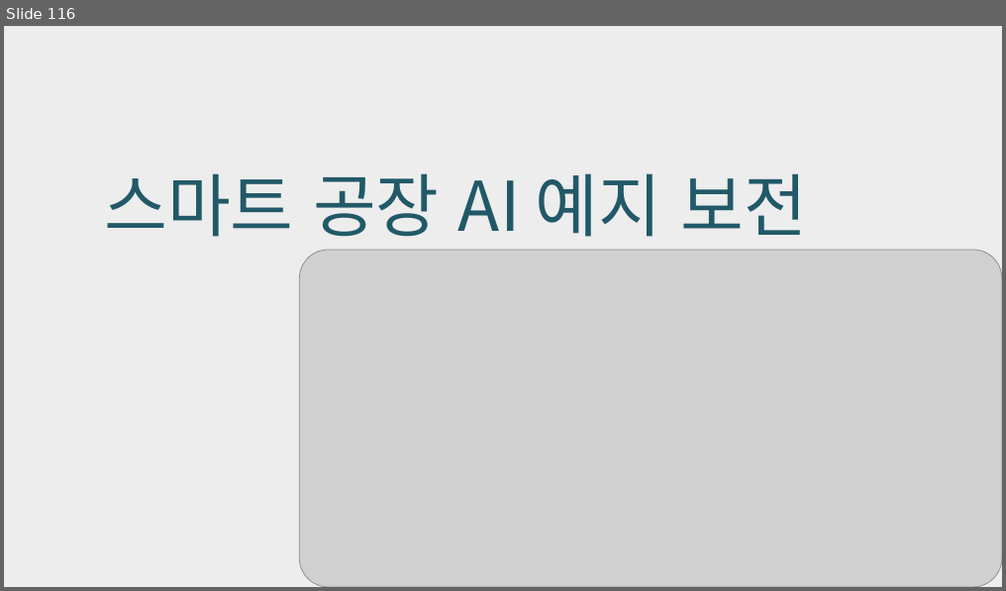
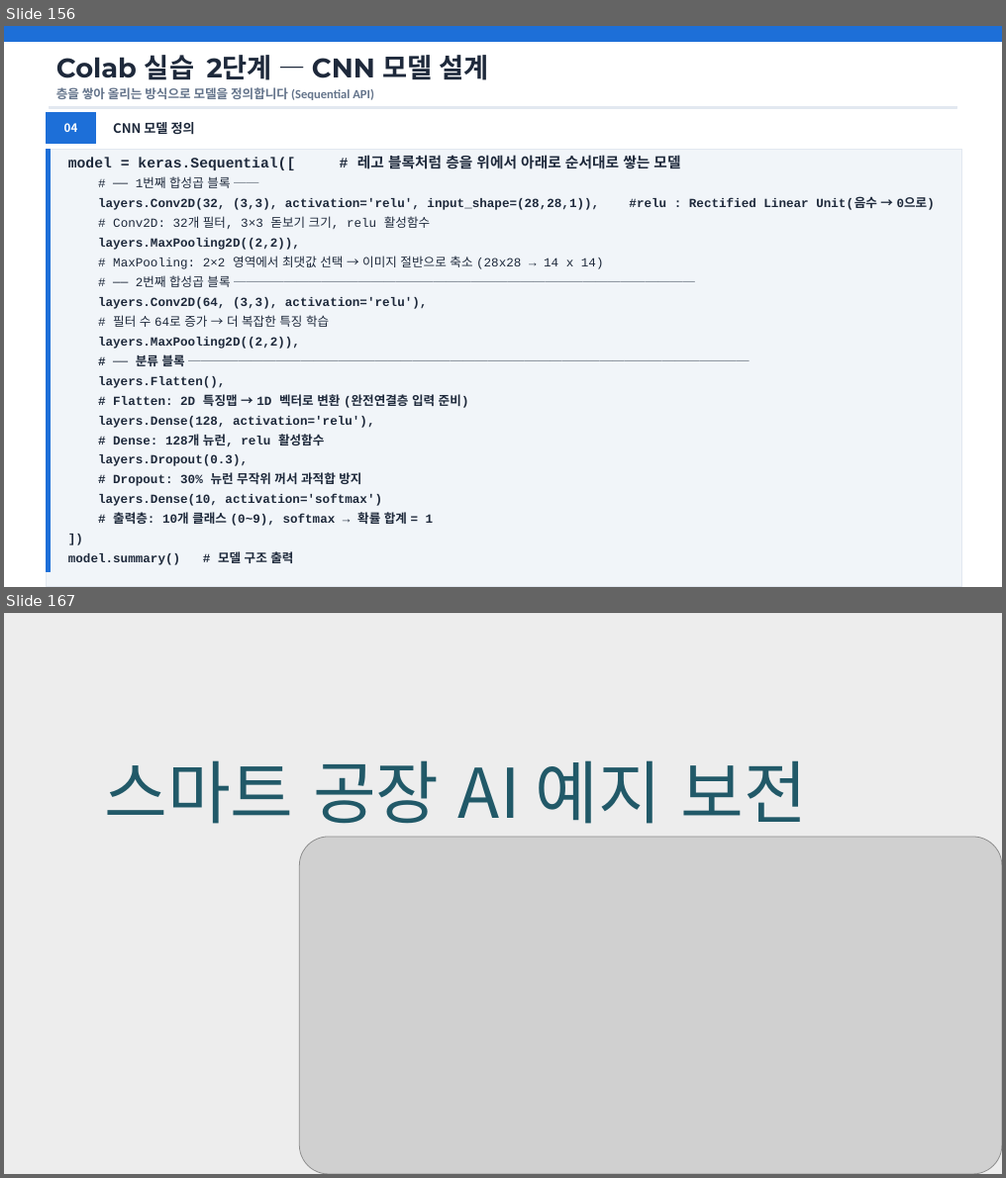
Before and after one commit to heartcom/Linux-Program, a slide deck: 강의자료_머신러닝_인공지능(2606).pptx. Shown one above the other, each under a label of ours: slide 116 before the commit, slides 156 and 167 after it; the slides between them are not shown. The pictures are 1006x591 and 1006x1178 pixels, drawn with LibreOffice and Linux fonts; fonts in the diff are those of the drawing; grey boxes stand for pictures. Boxes give left, top, right and bottom in pixels: in the first picture for what was removed or moved away, otherwise in the second. Text is boxed around its words. In the diff, an @@ line names an element or a change of style, - is before the commit and + after.

```diff
--- a/강의자료_머신러닝_인공지능(2606).pptx
+++ b/강의자료_머신러닝_인공지능(2606).pptx
@@ slide 156 added at box(4, 26, 1002, 587), background #FFFFFF @@
@@ rectangle added at box(4, 26, 1002, 42), fill #1D6FD8, outline #1D6FD8 1 pt @@
@@ text added at box(56, 55, 488, 80), 26 pt, text #1E293B, bold @@
+Colab 실습 2단계 — CNN 모델 설계
@@ rectangle added at box(46, 112, 96, 144), fill #1D6FD8, outline #1D6FD8 1 pt @@
@@ rectangle added at box(49, 106, 957, 108), fill #E2E8F0, outline #E2E8F0 1 pt @@
@@ text added at box(56, 87, 374, 100), 12 pt, text #64748B, bold @@
+층을 쌓아 올리는 방식으로 모델을 정의합니다 (Sequential API)
@@ text added at box(64, 123, 78, 132), 11 pt, text #FFFFFF, bold @@
+04
@@ text added at box(113, 122, 195, 135), 12.5 pt, text #1E293B, bold @@
+CNN 모델 정의
@@ rectangle added at box(46, 150, 962, 587), fill #F1F5F9, outline #E2E8F0 1 pt @@
@@ rectangle added at box(46, 150, 50, 572), fill #1D6FD8, outline #1D6FD8 1 pt @@
@@ text added at box(68, 155, 935, 566), 12 pt, text #1E293B, bold @@
+model = keras.Sequential([ # 레고 블록처럼 층을 위에서 아래로 순서대로 쌓는 모델
+# ── 1번째 합성곱 블록 ──
+layers.Conv2D(32, (3,3), activation='relu', input_shape=(28,28,1)), #relu : Rectified Linear Unit(음수 → 0으로)
+# Conv2D: 32개 필터, 3×3 돋보기 크기, relu 활성함수
+layers.MaxPooling2D((2,2)),
+# MaxPooling: 2×2 영역에서 최댓값 선택 → 이미지 절반으로 축소 (28x28 → 14 x 14)
+# ── 2번째 합성곱 블록 ─────────────────────────────────────
+layers.Conv2D(64, (3,3), activation='relu'),
+# 필터 수 64로 증가 → 더 복잡한 특징 학습
+layers.MaxPooling2D((2,2)),
+# ── 분류 블록 ─────────────────────────────────────────────
+layers.Flatten(),
+# Flatten: 2D 특징맵 → 1D 벡터로 변환 (완전연결층 입력 준비)
+layers.Dense(128, activation='relu'),
+# Dense: 128개 뉴런, relu 활성함수
+layers.Dropout(0.3),
+# Dropout: 30% 뉴런 무작위 꺼서 과적합 방지
+layers.Dense(10, activation='softmax')
+# 출력층: 10개 클래스 (0~9), softmax → 확률 합계 = 1
+])
+model.summary() # 모델 구조 출력
@@ what was slide 116 is now slide 167 @@
```
Also in this commit, not shown: 12 slides changed, 50 other slides added.
